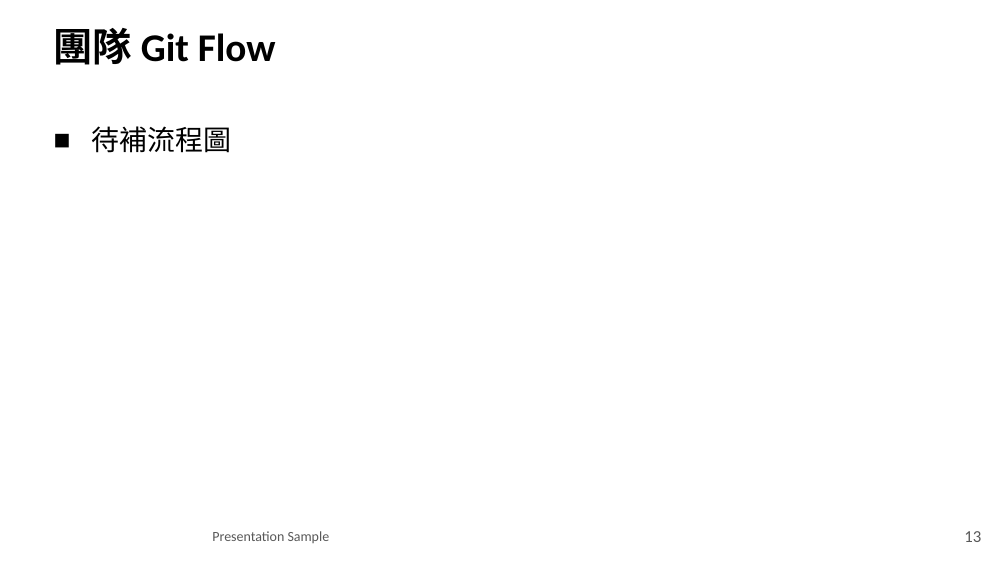
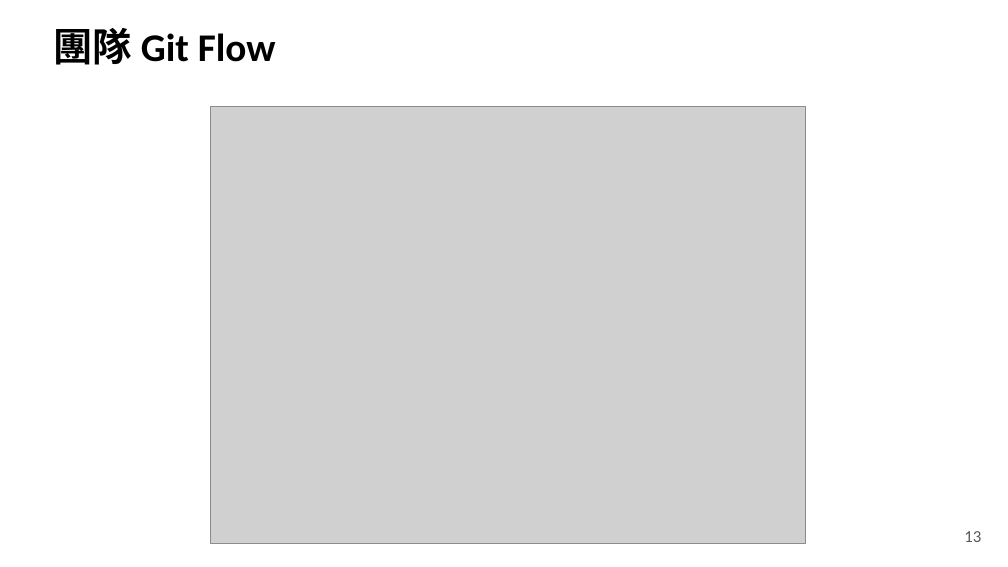
Before and after one commit to YuHaoLiaoTony/MyImage, a slide deck: slide 13 of Tony新人報告.pptx. Drawn at 1008x567 pixels with LibreOffice and Linux fonts; fonts in the diff are those of the drawing; grey boxes stand for pictures; background and template pictures are left out. Boxes give left, top, right and bottom in pixels: in the first picture for what was removed or moved away, otherwise in the second. Text is boxed around its words. In the diff, an @@ line names an element or a change of style, - is before the commit and + after.

```diff
--- a/Tony新人報告.pptx
+++ b/Tony新人報告.pptx
@@ picture added at (211,106,806,543) @@
@@ text removed at (92,126,232,153) @@
-■ 待補流程圖
@@ text removed at (212,531,330,543) @@
-Presentation Sample
```
Also in this commit, not shown: 12 other slides changed, 18 slides added, 5 slides removed, 22 other files.
